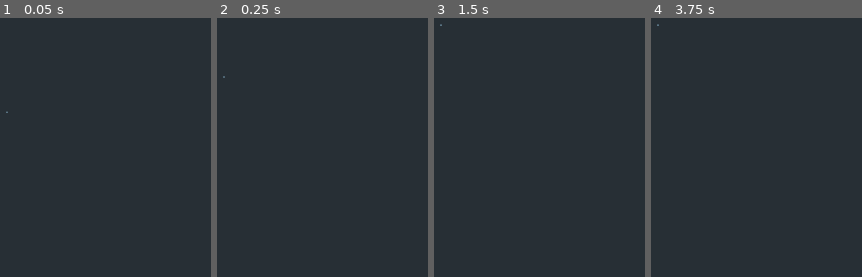
Above: before the commit, frames 1-4 (left to right).
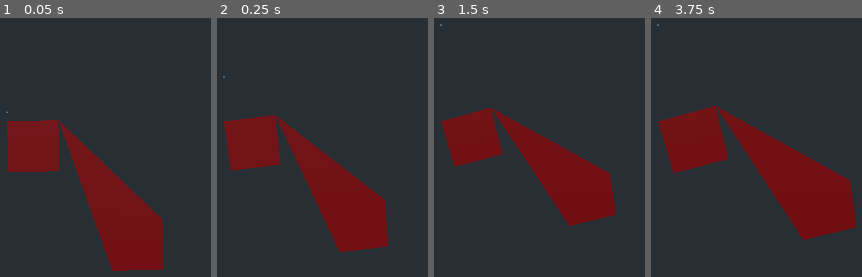
Above: after the commit, the same moments.

Repository: nestorac/earth
Game: Godot game, scene res://Globe.tscn
Same seed, same stepped clock (60 frames per second), same inputs: the game is played once before the commit and once after it.
Inputs (mouse positions are in pixels of both pictures, inside the frame that each line leads up to):
- Up to frame 1 (0.05 s): no input
- Up to frame 2 (0.25 s): no input
- Up to frame 3 (1.5 s): move the mouse to (617, 98) at 0.52 s; hold W (set_forest) 0.53-1.28 s; tap Enter at 1.25 s; move the mouse to (outside the picture) at 1.27 s; tap E (set_land) at 1.35 s
- Up to frame 4 (3.75 s): tap Space (spawn_cells) at 2, 2.85, 3.5 s; move the mouse to (737, 18) at 2.02 s; hold Q (set_sea) 2.03-2.78 s; tap Enter at 2.75 s; move the mouse to (outside the picture) at 2.77 s; move the mouse to (outside the picture) at 3.52 s; hold Mouse wheel down (zoom_in) from 3.53 s (still down)

The runs differ from the first frame. In frame 1, 17% of the frame differs, in the area x 3-78%, y 39-98%; in frame 2, 16%; in frame 3, 14%; in frame 4, 19%, in the area x 3-98%, y 33-86%.
Error in both runs: Attempt to call function 'get_surface_material' in base 'null instance' on a null instance. (res://Scripts/hexagon.gd:7)

Commit message:
Now, 2 squares

Diff:
--- a/Scripts/MeshOfSquares.gd
+++ b/Scripts/MeshOfSquares.gd
@@ -2,10 +2,16 @@
 
 class_name MeshOfSquares
 
-var square = Square.new()
-var square2 = Square.new()
+onready var square = get_node("Square")
+var squares = []
 
 func _ready():
-	square.set_offset(0,0)
-	square.play()
-	print ("Ok.")
+	squares.append(square)
+	squares[0].set_offset(0,0)
+	squares[0].init()
+	squares[0].play()
+
+	squares.append(square)
+	squares[1].set_offset(2,2)
+	squares[1].init()
+	squares[1].play()
--- a/Scripts/Square.gd
+++ b/Scripts/Square.gd
@@ -21,7 +21,7 @@
 	UVs.push_back(Vector2(offset_x + 1, offset_z + 0))
 
 
-func play():
+func init():
 	mat.albedo_color = color
 
 	var st = SurfaceTool.new()
@@ -35,6 +35,8 @@
 
 	st.commit(tmpMesh)
 
+
+func play():
 	$".".mesh = tmpMesh
 
 
